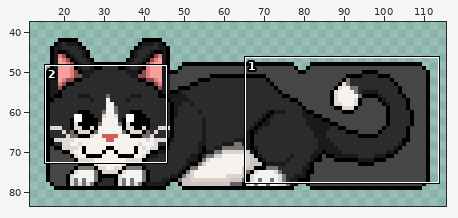
File history of a pixel-art file, source/Sprite-0001.aseprite. Above, an overview of the earlier version with the close-up marked.
Close-up. The starting point:
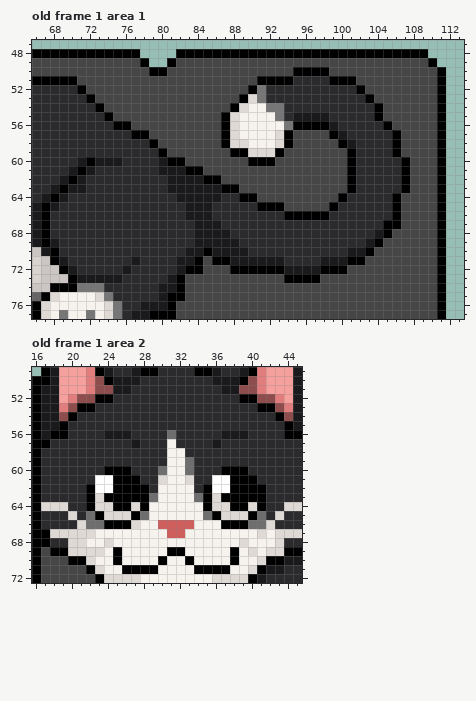
128x128 pixels, 2 frames. Colours within 5 levels of each other are drawn and written as one. Shown: old frame 1 area 1: x 66..113, y 47..77; old frame 1 area 2: x 16..45, y 49..72. The wide view leaves out empty margins. The commit also changed other frames or places, which this record leaves out.
After:
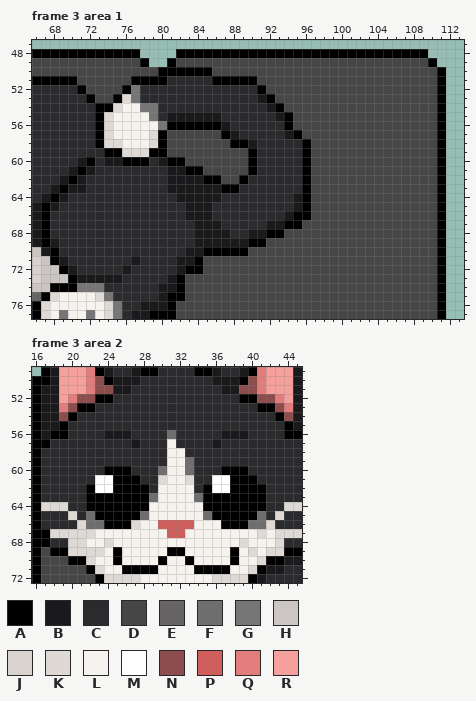
Palette (. is transparent): A #000000  B #1a1a1c  C #2b2b2d  D #474647  E #676465  F #6e6e6e  G #777676  H #cbc6c4  J #d9d3d0  K #dfd9d6  L #f6f2ee  M #ffffff  N #8e4d4d  P #cf5f5d  Q #e17e7d  R #f5a09c
A new or re-ordered frame is compared with the old frame closest to it.
The exact change:
frames 2 -> 5
Changed rows in their new state; - is an unchanged pixel.
Frame 3 area 1 is new; against old frame 1:
first column x 73:
50 ------D-AAAAA---------DDDD---------
51 ----AAAACCCCCAAAAADDDDDDDDDDD------
52 ---AGCCCCCCCCCCCCCADDDDDDDDDDD-----
53 --AKGCCCCCCCCCCCCCBADDDDDDDDDDD----
54 -AKLLGGCCCCCCCCCCCCBADDDDDDDDDDD---
55 AKLLLLGCBBBBBBCCCCCCBADDDDDDDDDD---
56 AKLLLLLGAAAAAABCCCCCCADDDDDDDDDDD--
57 AKLLLLKA-------BCCCCCBA---DDDDDDDD-
58 AKKLLLKA------DAABCCCCCA---DDDDDDD-
59 -AAKKKA--------DDACCCCCA----DDDDDD-
60 C--AAA------------CCCCCA----DDDDDDD
61 -------C---------ACCCCCA----DDDDDDD
62 ----------------ACCCCCCA----DDDDDDD
63 ----------------CCCCCCCA----DDDDDDD
64 ----------------CCCCCCBA---DDDDDDD-
65 ------------------CCCCBA--DDDDDDDD-
66 ---------------------B--DDDDDDDDDD-
67 -------------------BBAADDDDDDDDDDD-
68 -----------------BBAADDDDDDDDDDDD--
69 ----------------BAADDDDDDDDDDDDD---
70 -------------AAAADDDDDDDDDDDDDD----
71 -------------DDDDDDDDDDDDDDDDD-----
72 ---------------DDDDDDDDDDDDD-------
73 ---------------------DDDD----------
Frame 3 area 2 is new; against old frame 1:
first column x 23:
63 A------------A----
64 AA--A--------AA--A
65 -AAA----------AAA-
